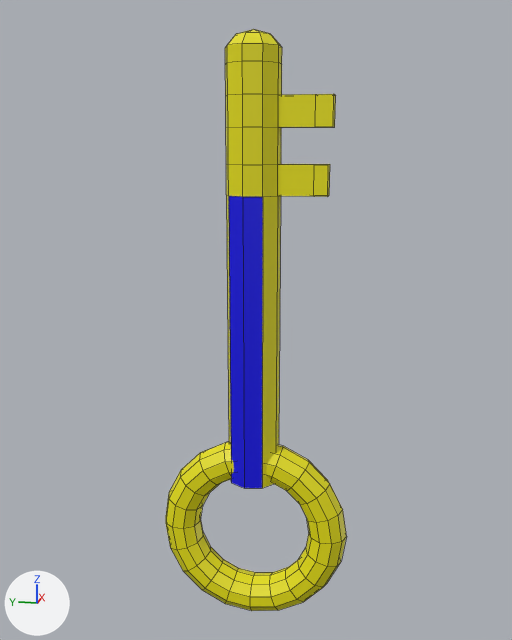
The FBX model Assets/Models/Key.fbx, before and after one commit.
One viewpoint serves both versions: a 50 mm camera at (-13.7, -2.79, 3.91) aimed at (0.14, -0.02, 0.45). Arrows for +X, +Y and +Z are at lower left; the lights stay in place. Mesh edges are drawn as thin lines. Vertices at the same position are counted once.
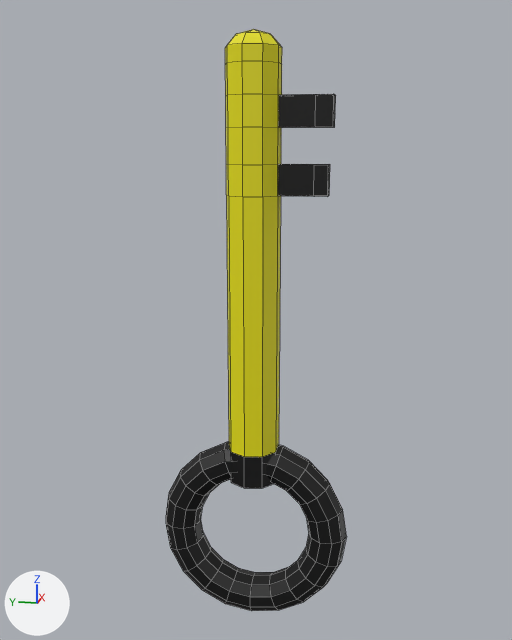
What changed in the scene script:
```text
Add mat_black:
    mat_black = principled_material('Black')
    mat_black.base_color = (0.0, 0.0, 0.0)  # black #000000
Change me_torus_001:
    used by ob_torus_001; location = (0.0, 0.0, 0.0)
    remove me_torus_001.from_pydata(...)  # 289 vertices, 289 faces; spans x -0.53..0.53, y -2.01..2.01, z -6.16..5.99
    remove me_torus_001.materials.append(mat_material_001)  # blue #0400e7
    add me_torus_001.from_pydata(...)  # 297 vertices, 296 faces; spans x -0.53..0.53, y -2.01..2.01, z -6.16..5.99
    me_torus_001 part 1
    9 faces are deleted
    8 new vertices lie (0.0, 0.0, -5.26) away from vertices in x -0.53..0.47, y -0.51..0.54, z 2.98
    7 new faces join them, mat_black (black #000000)
    9 new faces join them, mat_material (yellow #e7e000)
    me_torus_001 part 2: 219 faces spanning x -0.53..0.53, y -2.01..2.01, z -6.16..4.82 switch from mat_material (yellow #e7e000) to mat_black (black #000000)
```

What differs and where, as boxes [x1, y1, x2, y2] in the pictures (512 x 640 px):
part 1 of me_torus_001, built on
    both: [226, 195, 281, 488]
part 2 of me_torus_001, recoloured (yellow to black)
    both: [166, 94, 346, 611]
